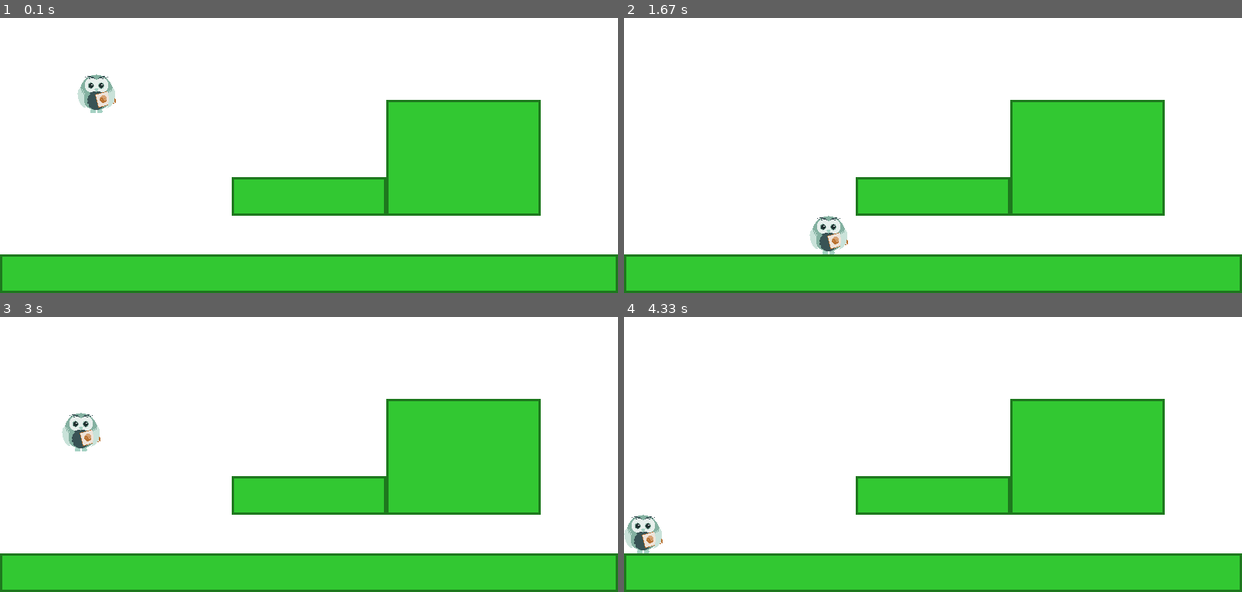
Above: before the commit, frames 1-4 (two rows, left to right).
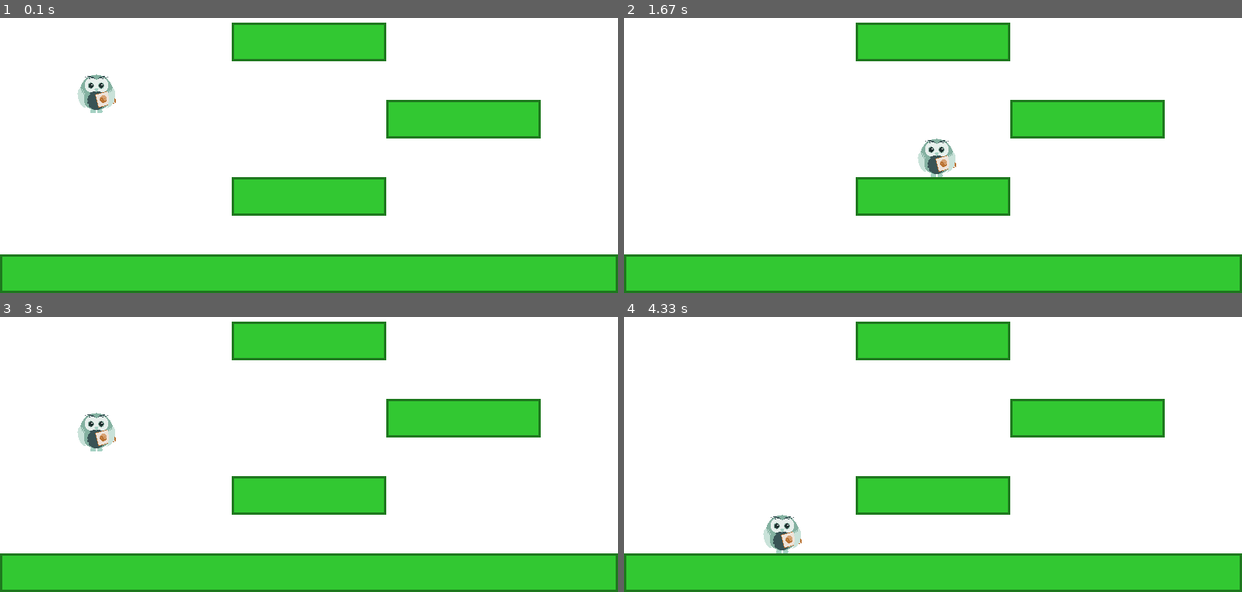
Above: after the commit, the same moments.

Repository: CoderDojoNKPG/PygameExempel
Game: pygame game, started from pygame_platform/main.py
The game is run twice, just before and just after one commit, with the same random seed, the same clock (stepped at 60 frames per second) and the same inputs.
Inputs:
- Up to frame 1 (0.1 s): no input
- Up to frame 2 (1.67 s): hold Right 0.33-0.8 s; hold Up 0.83-1.13 s; hold D 1.17-1.63 s
- Up to frame 3 (3 s): hold Left 1.67-2.2 s; hold A 2.23-2.63 s; hold Up from 2.67 s (still down)
- Up to frame 4 (4.33 s): release Up at 3.03 s; hold D 3.07-3.7 s; hold Left 3.73-4.2 s; hold D from 4.23 s (still down)

The runs differ from the first frame. In frame 1, 11% of the frame differs, in the area x 37-88%, y 1-72%; in frame 2, 12%, in the area x 30-88%, y 1-86%; in frame 3, 12%; in frame 4, 12%.

Commit message:
Refactor player movement controls to support additional keys (A, D, W)

Diff:
--- a/pygame_platform/main.py
+++ b/pygame_platform/main.py
@@ -28,10 +28,12 @@
 vel_y = 0
 
 # Plattformar (trappa)
+# pygame.Rect(x start, y start, x slut, y slut)
 platforms = [
-    pygame.Rect(0, 550, 800, 50),
+    pygame.Rect(0, 550, 800, 50), # <- Marken som sträcker över hela fönstret.
+    pygame.Rect(300, 250, 200, 50),
     pygame.Rect(300, 450, 200, 50),
-    pygame.Rect(500, 350, 200, 150)
+    pygame.Rect(500, 350, 200, 50)
 ]
 
 moving_left = False
@@ -47,19 +49,19 @@
         # Vi kollar om en knapp tryckts ner
         if event.type == pygame.KEYDOWN:
             # Beroende på riktningen sätter en rörelse till sant
-            if event.key == pygame.K_LEFT:
+            if event.key == pygame.K_LEFT or event.key == pygame.K_a:
                 moving_left = True
-            if event.key == pygame.K_RIGHT:
+            if event.key == pygame.K_RIGHT or event.key == pygame.K_d:
                 moving_right = True
-            if event.key == pygame.K_UP and is_grounded:
+            if event.key == pygame.K_UP and is_grounded or event.key == pygame.K_w:
                 vel_y = jump_height
 
         # Vi kollar om någon knapp som var nedtryckt nu har släppts
         if event.type == pygame.KEYUP:
             # Och stänger då av rörelsen i dess riktning
-            if event.key == pygame.K_LEFT:
+            if event.key == pygame.K_LEFT  or event.key == pygame.K_a:
                 moving_left = False
-            if event.key == pygame.K_RIGHT:
+            if event.key == pygame.K_RIGHT  or event.key == pygame.K_d:
                 moving_right = False
 
     # --- RÖRELSE OCH KOLLISION I X-LED ---
